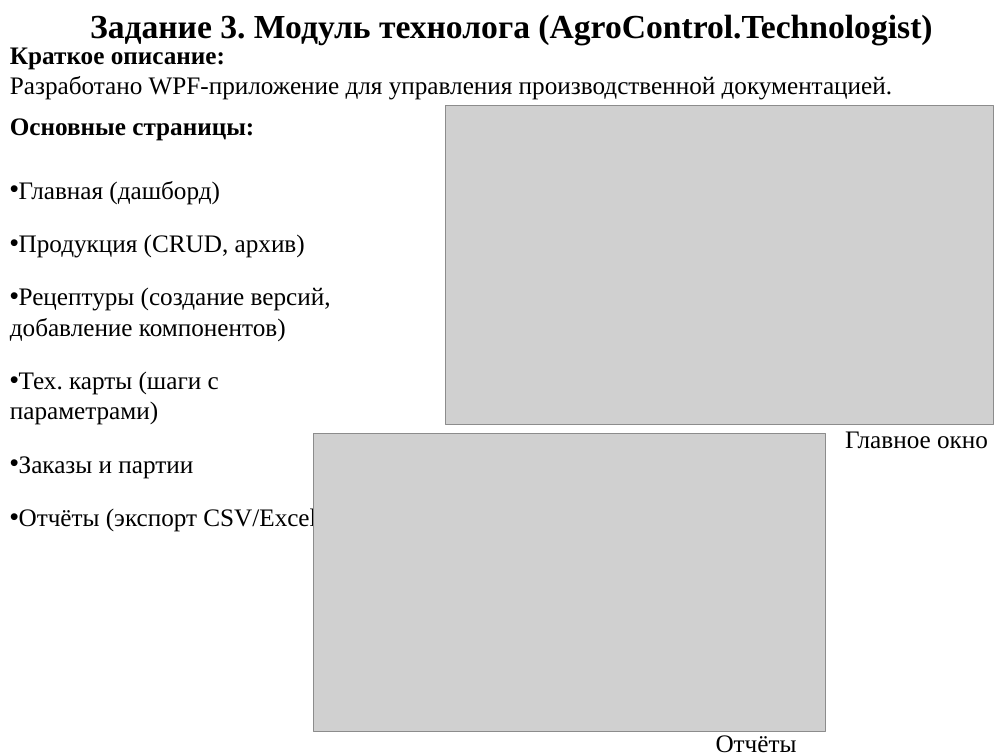
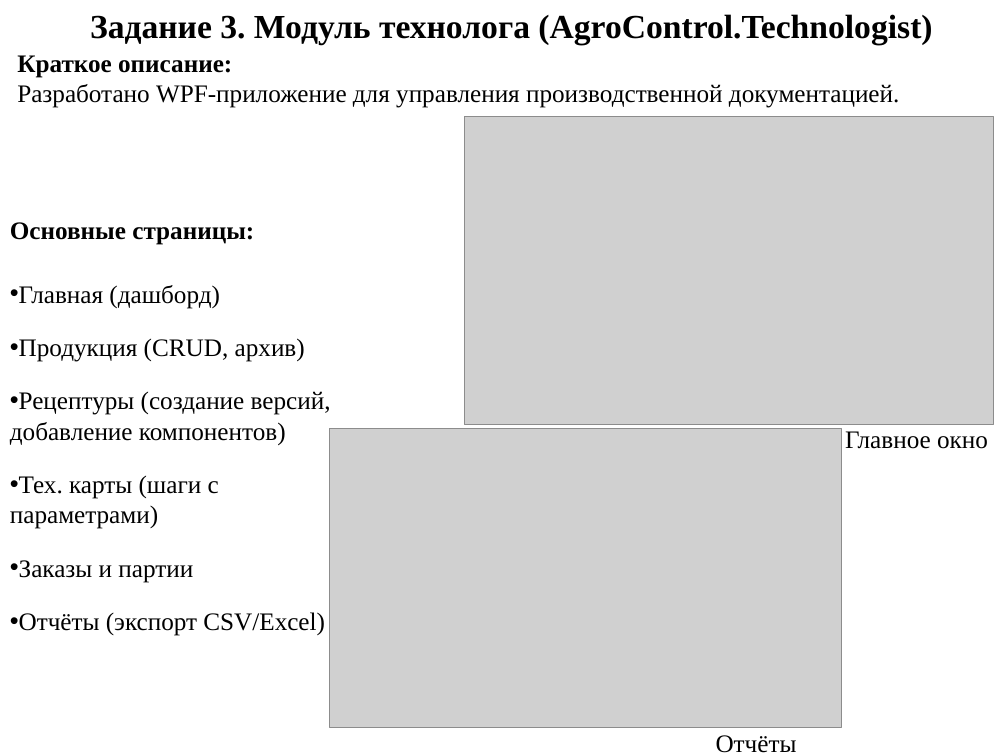
Before and after one commit to qwinge1/Praktika3, a slide deck: slide 8 of Сессия 7/Otchet_po_uchebnoi_praktike.pptx. Drawn at 1008x756 pixels with LibreOffice and Linux fonts; fonts in the diff are those of the drawing; grey boxes stand for pictures. Boxes give left, top, right and bottom in pixels: in the first picture for what was removed or moved away, otherwise in the second. Text is boxed around its words. In the diff, an @@ line names an element or a change of style, - is before the commit and + after.

```diff
--- a/Сессия 7/Otchet_po_uchebnoi_praktike.pptx
+++ b/Сессия 7/Otchet_po_uchebnoi_praktike.pptx
@@ text "Краткое описание: Разработано WPF-приложение для ...": place and size @@
-text "Краткое описание: Разработано WPF-приложение для ..." at bbox=[10, 47, 892, 100]
+text "Краткое описание: Разработано WPF-приложение для ..." at bbox=[17, 55, 899, 108]
@@ picture: place and size @@
-picture at bbox=[446, 105, 993, 424]
+picture at bbox=[465, 116, 994, 424]
@@ text "Основные страницы:": place and size @@
-text "Основные страницы:" at bbox=[10, 118, 331, 532]
+text "Основные страницы:" at bbox=[10, 222, 331, 636]
@@ picture: place and size @@
-picture at bbox=[313, 433, 826, 732]
+picture at bbox=[330, 429, 842, 728]
```
Also in this commit, not shown: 4 other slides changed, 1 other file.
